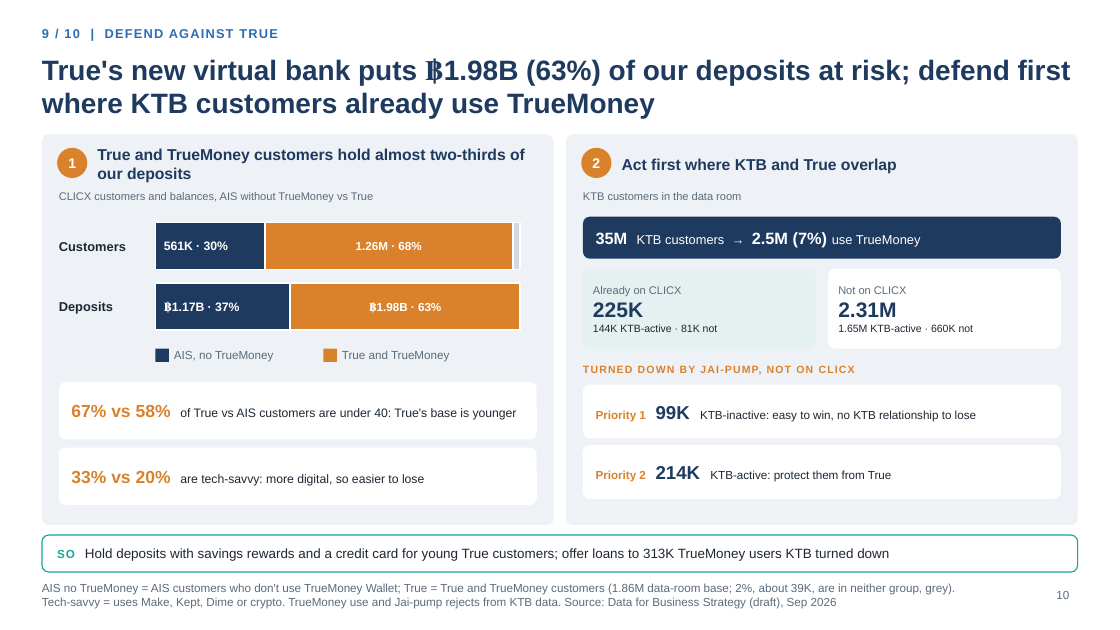
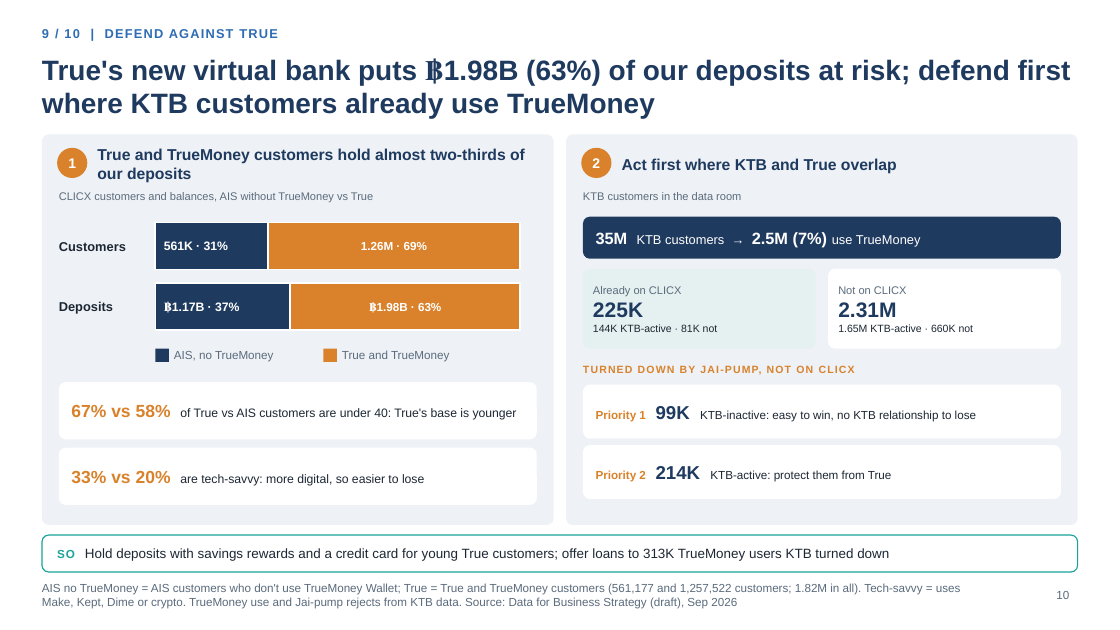
Before and after one commit to hweisim/claude_code, a slide deck: slide 10 of clicx_insights/CLICX_Storyline_v2.pptx. Drawn at 1120x630 pixels with LibreOffice and Linux fonts; fonts in the diff are those of the drawing; background and template pictures are left out. Boxes give left, top, right and bottom in pixels: in the first picture for what was removed or moved away, otherwise in the second. Text is boxed around its words. In the diff, an @@ line names an element or a change of style, - is before the commit and + after.

```diff
--- a/clicx_insights/CLICX_Storyline_v2.pptx
+++ b/clicx_insights/CLICX_Storyline_v2.pptx
@@ rectangle resized from (x1=265, y1=223, x2=513, y2=270) to (x1=268, y1=223, x2=520, y2=270) @@
@@ rectangle removed at (x1=513, y1=223, x2=520, y2=270) @@
@@ text at (x1=164, y1=241, x2=228, y2=250): text changed @@
-561K · 30%
+561K · 31%
@@ text at (x1=361, y1=242, x2=427, y2=250): text changed @@
-1.26M · 68%
+1.26M · 69%
@@ text at (x1=42, y1=583, x2=961, y2=609): text changed @@
-AIS no TrueMoney = AIS customers who don't use TrueMoney Wallet; True = True and TrueMoney customers (1.86M data-room base; 2%, about 39K, are in neither group, grey). Tech-savvy = uses Make, Kept, Dime or crypto. TrueMoney use and Jai-pump rejects from KTB data. Source: Data for Business Strategy (draft), Sep 2026
+AIS no TrueMoney = AIS customers who don't use TrueMoney Wallet; True = True and TrueMoney customers (561,177 and 1,257,522 customers; 1.82M in all). Tech-savvy = uses Make, Kept, Dime or crypto. TrueMoney use and Jai-pump rejects from KTB data. Source: Data for Business Strategy (draft), Sep 2026
```
Also in this commit, not shown: 2 other files.
